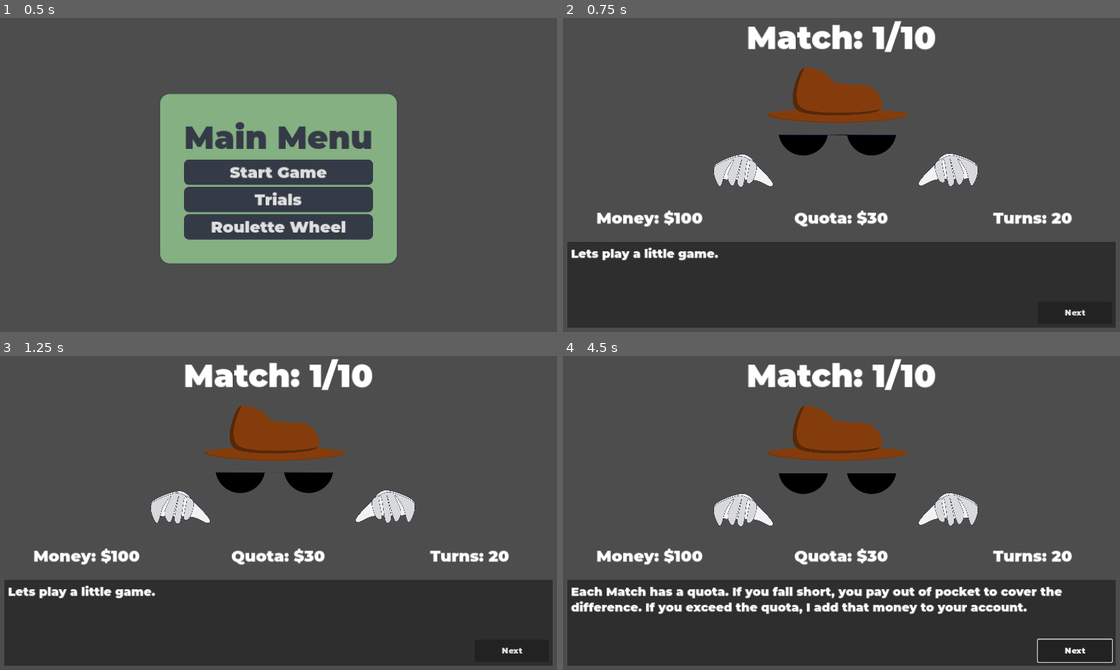
Above: before the commit, frames 1-4 (two rows, left to right).
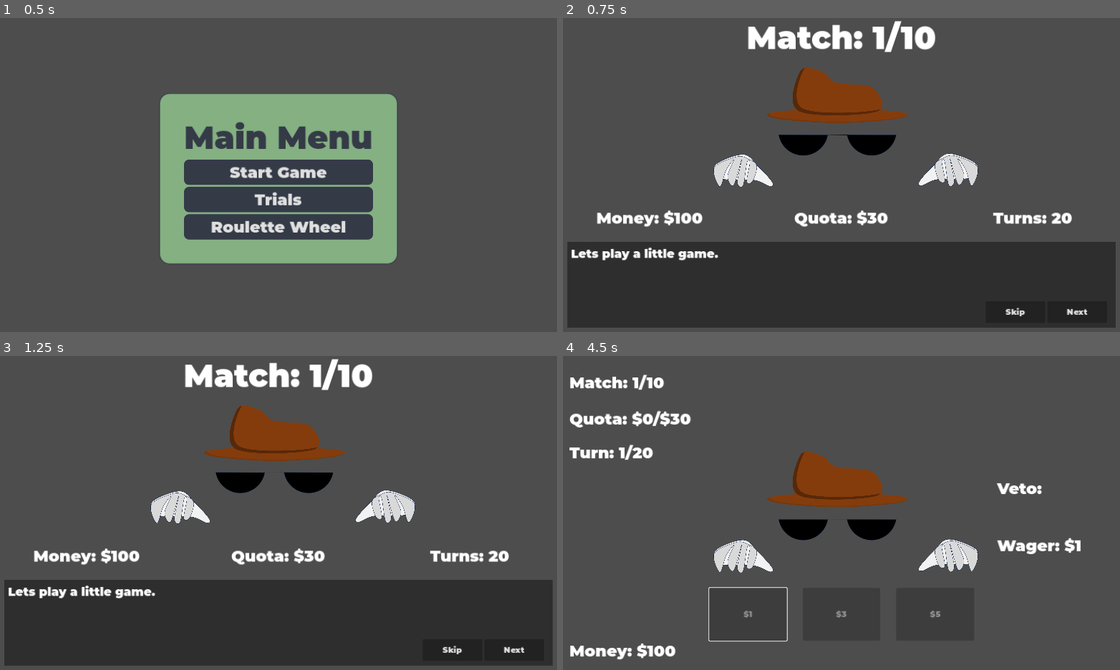
Above: after the commit, the same moments.

Repository: DauntingOcean44/Greedy-Pig
Game: Godot game, scene res://main.tscn
Two runs of this game, one before a commit and one after it. Both use one fixed random seed, a clock stepped at 60 frames per second and the inputs below.
Inputs (mouse positions are in pixels of both pictures, inside the frame that each line leads up to):
- Up to frame 1 (0.5 s): no input
- Up to frame 2 (0.75 s): click "Start Game" at 0.5 s
- Up to frame 3 (1.25 s): no input
- Up to frame 4 (4.5 s): click "Next" at 1.25 s; click "Next" at 2 s; click (1014, 651) at 2.75 s, where only the run after the commit has a clickable "Skip"; click "Next" (after the commit: "Start Match") at 3.5 s; click (746, 613) at 4.25 s, where only the run after the commit has a clickable "$1"

Frame 1 is identical in both runs. In frame 2, 0.1% of the frame differs, in the area x 79-95%, y 92-95%; in frame 3, 0.1%; in frame 4, 34%, in the area x 0-100%, y 0-99%.

Commit message:
Added all levels
There is now a win/lose screen. Fixed a bug that caused vetoes to be chosen incorrectly. Added a skip button. All 10 levels have been added.

Diff:
--- /dev/null
+++ b/game_over.tscn
@@ -0,0 +1,10 @@
+[gd_scene load_steps=2 format=3 uid="uid://baxw3rvrbeygw"]
+
+[ext_resource type="Texture2D" uid="uid://2htep4kvpyqo" path="res://sprites/gameover.png" id="1_gr1l5"]
+
+[node name="GameOver" type="CanvasLayer"]
+
+[node name="Sprite2D" type="Sprite2D" parent="."]
+position = Vector2(576, 316)
+scale = Vector2(0.930555, 0.930556)
+texture = ExtResource("1_gr1l5")
--- a/main.gd
+++ b/main.gd
@@ -71,13 +71,133 @@
 		"VetoC": [4, 9],
 
 		"Context": ["It's only going to get more challenging from here.", "Veto CHANCES:\n$2 | 17%\n$3 | 34%\n$4 | 50%"]
+	},
+	"Match3": {
+		"Quota": 40,
+		"Turns": 17,
+
+		"WagerA": 1,
+		"WagerB": 2,
+		"WagerC": 8,
+
+		#First value is the wager, second value is the number of that wager
+		"VetoA": [1, 1],
+		"VetoB": [2, 4],
+		"VetoC": [8, 15], #Total 20
+
+		"Context": ["Will you go big or go home?", "Veto CHANCES:\n$1 | 5%\n$2 | 20%\n$8 | 75%"]
+	},
+	"Match4": {
+		"Quota": 50,
+		"Turns": 15,
+
+		"WagerA": 0,
+		"WagerB": 5,
+		"WagerC": 25,
+
+		#First value is the wager, second value is the number of that wager
+		"VetoA": [0, 0],
+		"VetoB": [5, 1],
+		"VetoC": [25, 8], #Total 9
+
+		"Context": ["I suggest you pick $0 every time...", "Veto CHANCES:\n$0 | 0%\n$5 | 11%\n$25 | 89%"]
+	},
+	"Match5": {
+		"Quota": 60,
+		"Turns": 13,
+
+		"WagerA": 5,
+		"WagerB": 10,
+		"WagerC": 15,
+
+		#First value is the wager, second value is the number of that wager
+		"VetoA": [5, 25],
+		"VetoB": [10, 50],
+		"VetoC": [15, 75], #Total 150
+
+		"Context": ["Do you prefer consistency or getting lucky?", "Veto CHANCES:\n$5 | 16%\n$10 | 34%\n$15 | 50%"]
+	},
+	"Match6": {
+		"Quota": 180,
+		"Turns": 10,
+
+		"WagerA": 13,
+		"WagerB": 14,
+		"WagerC": 90,
+
+		#First value is the wager, second value is the number of that wager
+		"VetoA": [13, 3],
+		"VetoB": [14, 4],
+		"VetoC": [90, 70], #Total 77
+
+		"Context": ["The chances of getting $90 at least once is actually 61%.", "Veto CHANCES:\n$13 | 4%\n$14 | 5%\n$90 | 91%"]
+	},
+	"Match7": {
+		"Quota": 200,
+		"Turns": 7,
+
+		"WagerA": 20,
+		"WagerB": 30,
+		"WagerC": 300,
+
+		#First value is the wager, second value is the number of that wager
+		"VetoA": [20, 1],
+		"VetoB": [30, 2],
+		"VetoC": [300, 20], #Total 23
+
+		"Context": ["If you opt to pick the jackpot option every single time, you've got a 62% of bringing it home. That also means you have a 38% of losing on the spot.", "Veto CHANCES:\n$20 | 4%\n$30 | 9%\n$300 | 87%"]
+	},
+	"Match8": {
+		"Quota": 300,
+		"Turns": 5,
+
+		"WagerA": 30,
+		"WagerB": 40,
+		"WagerC": 100,
+
+		#First value is the wager, second value is the number of that wager
+		"VetoA": [30, 10],
+		"VetoB": [40, 15],
+		"VetoC": [100, 60], #Total 85
+
+		"Context": ["You could play its safe. It would certainly be a net loss, but, if you've got the money to spare, why not?", "Veto CHANCES:\n$30 | 12%\n$40 | 18%\n$100 | 70%"]
+	},
+	"Match9": {
+		"Quota": 1000,
+		"Turns": 25,
+
+		"WagerA": 4,
+		"WagerB": 40,
+		"WagerC": 400,
+
+		#First value is the wager, second value is the number of that wager
+		"VetoA": [4, 0],
+		"VetoB": [40, 1],
+		"VetoC": [400, 9], #Total 10
+
+		"Context": ["Thing's aren't looking too good, now are they? At least you made it this far.","Alright. I'll throw you a bone. You'll need it for the final round...", "Veto CHANCES:\n$4 | 0%\n$40 | 10%\n$400 | 90%"]
+	},
+	"Match10": {
+		"Quota": 10000,
+		"Turns": 1,
+
+		"WagerA": 9800,
+		"WagerB": 9950,
+		"WagerC": 9990,
+
+		#First value is the wager, second value is the number of that wager
+		"VetoA": [9800, 1],
+		"VetoB": [9950, 29],
+		"VetoC": [9990, 70], #Total 10
+
+		"Context": ["The money you've accumulated will determine how much of a risk you need to take. I'll spell it out for you real simple.","If you have at least $200, go ahead and pick the safest option. You'll be outta cash, but at least you won't owe me.","If you're a little tight, but still got a fifty in your back pocket, the second option'll suit you best.","But, maybe you're all outta luck","Or maybe, you just wanna risk it all.", "Let us seal your fate...", "Veto CHANCES:\n$9800 | 1%\n$9950 | 29%\n$9990 | 70%"]
 	}
 }
 
 #Randomly picks veto based on weight
 func _random_weighted(array):
 	var totalWeight = array[1] + array[3] + array[5]
-	var randomIndex = ceil(randf_range(1, totalWeight))
+	var randomIndex = ceil(randf_range(0, totalWeight))
 	var currIndex = 0
 	var vetoData
 
@@ -102,8 +222,6 @@
 		vetoData = vetoArray[4]
 		#array[5] -= 1
 		return vetoData
-
-
 
 #When the game is reset / opened
 func _menu_screen():
@@ -113,6 +231,8 @@
 	$TransitionHUD.hide()
 	$RouletteHud.hide()
 	$TrialsHUD.hide()
+	$GameOver.hide()
+	$Winner.hide()
 	quotaCurr = 0
 	matchCurr = 1
 	turnCurr = 0
@@ -195,9 +315,9 @@
 
 	#Button
 	if contextCurr != contextArray.size() - 1:
-		get_node("TransitionHUD/Control/VBoxContainer/PanelContainer/Panel/StartMatchButton").text = "Next"
+		get_node("TransitionHUD/Control/VBoxContainer/PanelContainer/Panel/HBoxContainer/StartMatchButton").text = "Next"
 	else:
-		get_node("TransitionHUD/Control/VBoxContainer/PanelContainer/Panel/StartMatchButton").text = "Start Match"
+		get_node("TransitionHUD/Control/VBoxContainer/PanelContainer/Panel/HBoxContainer/StartMatchButton").text = "Start Match"
 
 
 	#Text
@@ -212,6 +332,16 @@
 
 func _press_match_button():
 	contextCurr += 1
+	#Start match when all text is read
+	if contextCurr == contextArray.size():
+		$ControlHUD.show()
+		$ControlHUD/DealerLayer.show()
+		$TransitionHUD.hide()
+	else:
+		_update_context_display()
+
+func _press_skip_button():
+	contextCurr += max(1, contextArray.size() - (contextCurr + 1))
 	#Start match when all text is read
 	if contextCurr == contextArray.size():
 		$ControlHUD.show()
@@ -264,15 +394,31 @@
 
 func _on_round_delay_timeout():
 	turnCurr += 1
-	if turnCurr > turnMax:
+
+	#Update money first
+	if turnCurr > turnMax and matchCurr < 10:
 		bankCurr += quotaCurr - quotaMax
+
+	#On round completion
+	if turnCurr > turnMax and matchCurr < 10 and bankCurr >= 0:
 		matchCurr += 1
 		_next_match(gameDict["Match" + str(matchCurr)])
 		_update_context_display()
 		$ControlHUD.hide()
 		$ControlHUD/DealerLayer.hide()
+		$TransitionHUD.show()
+
+	#If the player runs outta cash
+	elif bankCurr < 0:
+		$ControlHUD.hide()
 		$ControlHUD/DealerLayer.hide()
-		$TransitionHUD.show()
+		$GameOver.show()
+
+	elif bankCurr >= 0 and turnCurr > turnMax and matchCurr >= 10:
+		$ControlHUD.hide()
+		$ControlHUD/DealerLayer.hide()
+		$Winner.show()
+
 
 
 	get_node("ControlHUD/Control/WagerContainer/WagerA").disabled = false
--- a/main.tscn
+++ b/main.tscn
@@ -6,6 +6,8 @@
 [ext_resource type="PackedScene" uid="uid://bs651cyp6qndu" path="res://transition_hud.tscn" id="4_egx5f"]
 [ext_resource type="PackedScene" uid="uid://bdvs6cc6u4uj6" path="res://roulette_hud.tscn" id="5_prr68"]
 [ext_resource type="PackedScene" uid="uid://nye367j8trk6" path="res://trials_hud.tscn" id="6_nfkyc"]
+[ext_resource type="PackedScene" uid="uid://baxw3rvrbeygw" path="res://game_over.tscn" id="7_qnam2"]
+[ext_resource type="PackedScene" uid="uid://cbc82edxkxwoq" path="res://winner.tscn" id="8_p03na"]
 
 [node name="Main" type="Node" groups=["match_button", "start_game", "wager_amount"]]
 script = ExtResource("1_bwmqv")
@@ -29,6 +31,10 @@
 
 [node name="TrialsHUD" parent="." instance=ExtResource("6_nfkyc")]
 
+[node name="GameOver" parent="." instance=ExtResource("7_qnam2")]
+
+[node name="Winner" parent="." instance=ExtResource("8_p03na")]
+
 [connection signal="timeout" from="VetoDelay" to="." method="_on_veto_delay_timeout"]
 [connection signal="timeout" from="CompareDelay" to="." method="_on_compare_delay_timeout"]
 [connection signal="timeout" from="RoundDelay" to="." method="_on_round_delay_timeout"]
--- a/transition_hud.gd
+++ b/transition_hud.gd
@@ -13,3 +13,7 @@
 
 func _on_start_match_button_button_up() -> void:
 	get_tree().call_group("match_button", "_press_match_button")
+
+
+func _on_skip_button_button_up() -> void:
+	get_tree().call_group("match_button", "_press_skip_button")
--- a/transition_hud.tscn
+++ b/transition_hud.tscn
@@ -95,17 +95,22 @@
 theme_override_font_sizes/normal_font_size = 24
 text = "Bleh bleh bleh, blah blah blah, bleu bleu bleu dawojaopdjaw opdawopdj awopdj djawopawj wjaop awjdop AWOD AJAWDJAWOPDJ AWOPD JAWOPD AWJDOPAWJDJOPJPPJPAOWDJAWOP DJAWOPDJ AWOPDAWJD JAWOPDAWJPOAWJPawpodjawop djwop awjdopawjd awopdjawop djawOPdjPAJWAJDAOPD"
 
-[node name="StartMatchButton" type="Button" parent="Control/VBoxContainer/PanelContainer/Panel"]
-layout_mode = 1
-anchors_preset = 3
-anchor_left = 1.0
-anchor_top = 1.0
-anchor_right = 1.0
-anchor_bottom = 1.0
-offset_left = -149.0
-offset_top = -45.0
-grow_horizontal = 0
-grow_vertical = 0
+[node name="HBoxContainer" type="HBoxContainer" parent="Control/VBoxContainer/PanelContainer/Panel"]
+layout_mode = 0
+offset_top = 111.0
+offset_right = 1078.0
+offset_bottom = 155.0
+alignment = 2
+
+[node name="SkipButton" type="Button" parent="Control/VBoxContainer/PanelContainer/Panel/HBoxContainer"]
+custom_minimum_size = Vector2(120, 0)
+layout_mode = 2
+text = "Skip"
+
+[node name="StartMatchButton" type="Button" parent="Control/VBoxContainer/PanelContainer/Panel/HBoxContainer"]
+custom_minimum_size = Vector2(120, 0)
+layout_mode = 2
 text = "Next"
 
-[connection signal="button_up" from="Control/VBoxContainer/PanelContainer/Panel/StartMatchButton" to="." method="_on_start_match_button_button_up"]
+[connection signal="button_up" from="Control/VBoxContainer/PanelContainer/Panel/HBoxContainer/SkipButton" to="." method="_on_skip_button_button_up"]
+[connection signal="button_up" from="Control/VBoxContainer/PanelContainer/Panel/HBoxContainer/StartMatchButton" to="." method="_on_start_match_button_button_up"]
--- /dev/null
+++ b/winner.tscn
@@ -0,0 +1,23 @@
+[gd_scene load_steps=2 format=3 uid="uid://cbc82edxkxwoq"]
+
+[ext_resource type="Texture2D" uid="uid://bfweq7qdopjql" path="res://sprites/winner.png" id="1_3tyco"]
+
+[node name="Winner" type="CanvasLayer"]
+
+[node name="Control" type="Control" parent="."]
+layout_mode = 3
+anchors_preset = 15
+anchor_right = 1.0
+anchor_bottom = 1.0
+grow_horizontal = 2
+grow_vertical = 2
+
+[node name="TextureRect" type="TextureRect" parent="Control"]
+layout_mode = 1
+anchors_preset = 15
+anchor_right = 1.0
+anchor_bottom = 1.0
+grow_horizontal = 2
+grow_vertical = 2
+texture = ExtResource("1_3tyco")
+expand_mode = 1
Not shown: 1 places in main.tscn that only renumber resources
Binary file added: sprites/gameover.png
Not shown, added: sprites/gameover.png.import
Binary file added: sprites/winner.png
Not shown, added: sprites/winner.png.import
Not shown, changed: exports/web/v1.1/Greedy Pig.html
Not shown, changed: exports/web/v1.1/Greedy Pig.pck
